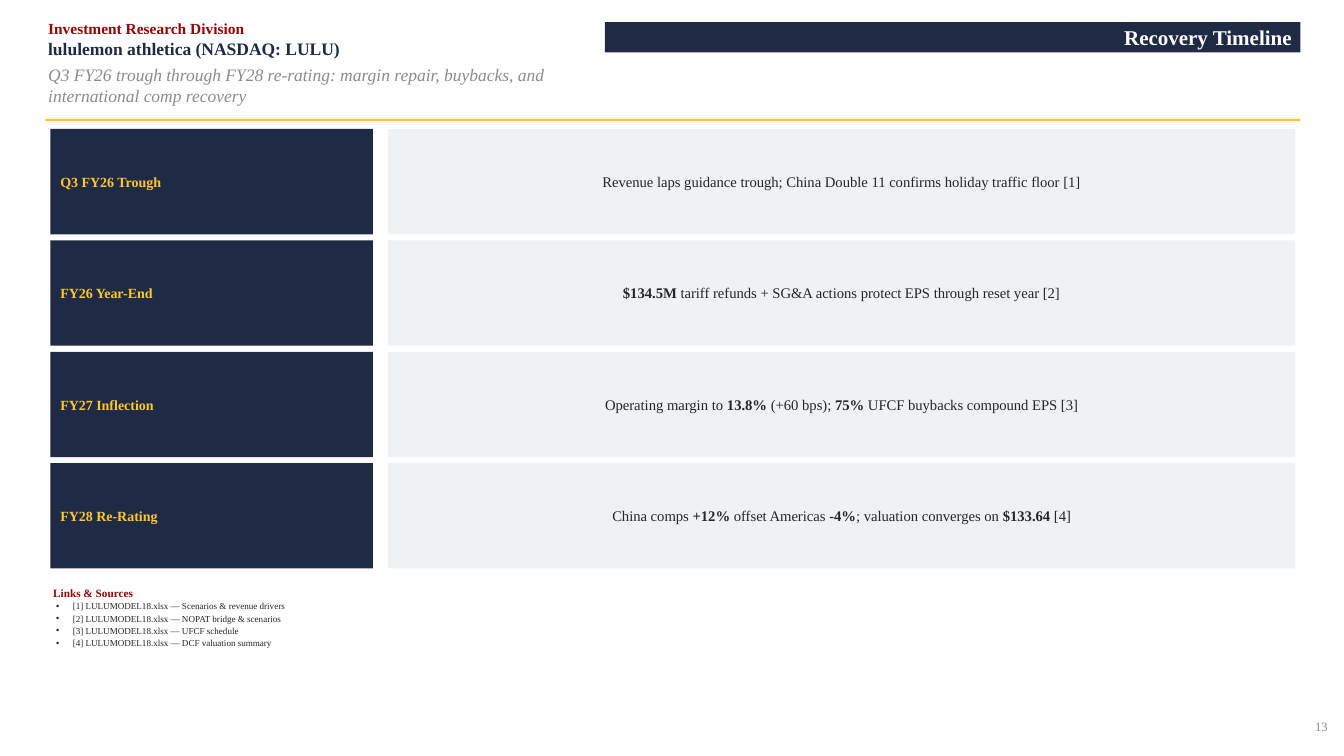
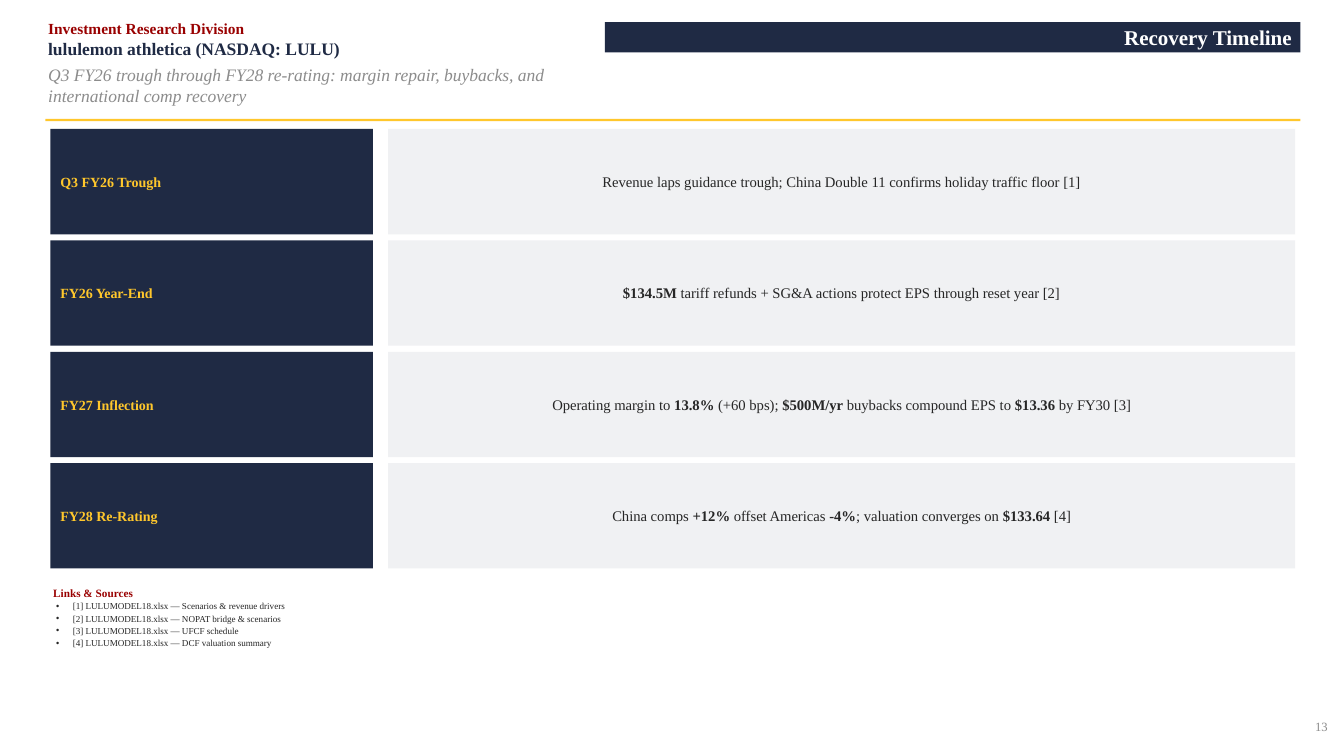
Before and after one commit to vengeanceaiUSC/RM, a slide deck: slide 13 of LULU/LULU_Investment_Pitch_Deck.pptx. Drawn at 1344x756 pixels with LibreOffice and Linux fonts; fonts in the diff are those of the drawing. Boxes give left, top, right and bottom in pixels: in the first picture for what was removed or moved away, otherwise in the second. Text is boxed around its words. In the diff, an @@ line names an element or a change of style, - is before the commit and + after.

```diff
--- a/LULU/LULU_Investment_Pitch_Deck.pptx
+++ b/LULU/LULU_Investment_Pitch_Deck.pptx
@@ text in rectangle at (552, 399, 1131, 413): text changed @@
-Operating margin to 13.8% (+60 bps); 75% UFCF buybacks compound EPS [3]
+Operating margin to 13.8% (+60 bps); $500M/yr buybacks compound EPS to $13.36 by FY30 [3]
```
Also in this commit, not shown: 1 other slide changed, 2 other files.
